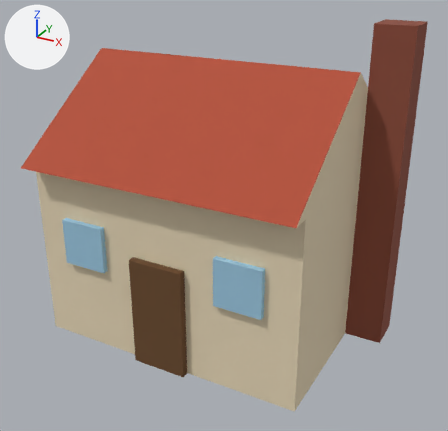
Before and after pictures for a commit that changed the glTF model tests/fixtures/duck_mold/house.glb.
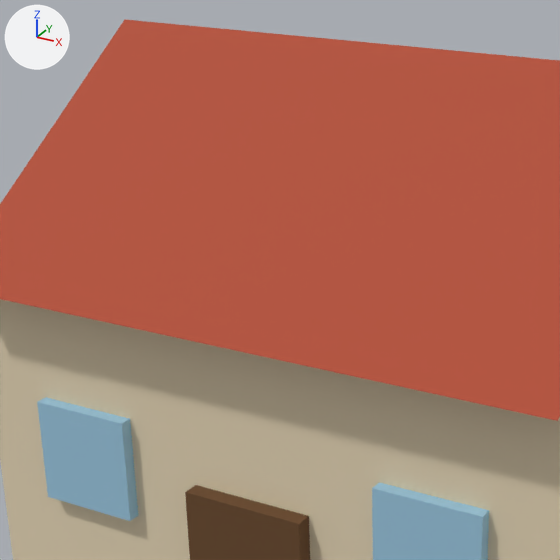
Each version is shown whole from a 50 mm lens placed at (2.96, -5.62, 4.08), pointed at (-0.03, -0.18, 1.36), then close up on the part from 10% to 66% of the width and 9% to 67% of the height. Arrows for +X, +Y and +Z are at upper left; the lights stay in place. The first two pictures are the older version. Vertices at exactly the same position are counted once.

The older version as bpy lines, for what is in view:
```python
me_house = bpy.data.meshes.new('house')
me_house.from_pydata(...)  # 48 vertices, 76 faces; spans x -1.7..1.7, y -1.4..1.4, z 0.0..3.4
me_house.materials.append(mat_palette)
ob_house = bpy.data.objects.new('house', me_house)
ob_house.location = (0.0, 0.0, 0.0)
```
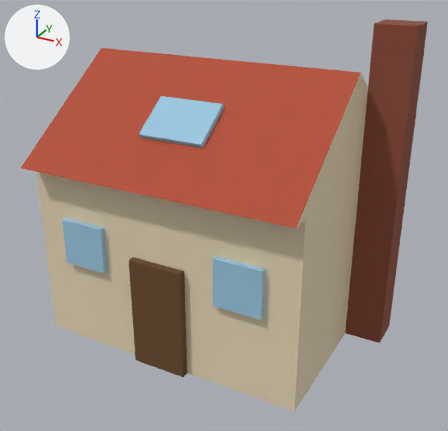
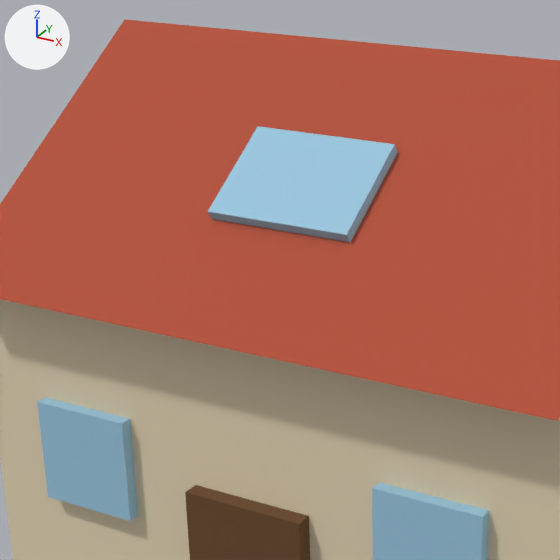
Edits to the bpy script that builds the scene:
```text
Change me_house:
    used by ob_house; location = (0.0, 0.0, 0.0)
    remove me_house.from_pydata(...)  # 48 vertices, 76 faces; spans x -1.7..1.7, y -1.4..1.4, z 0.0..3.4
    add me_house.from_pydata(...)  # 56 vertices, 88 faces; spans x -1.7..1.7, y -1.4..1.4, z 0.0..3.4
    me_house part 1
    8 vertices are added at x -0.55..0.15, y -0.93..-0.5, z 2.35..2.69
    12 new faces join them
```

Where the change shows, as pixel boxes [x1, y1, x2, y2] in the close-ups (560 x 560 px):
part 1 of me_house, added (blue): after [208, 126, 398, 242]
